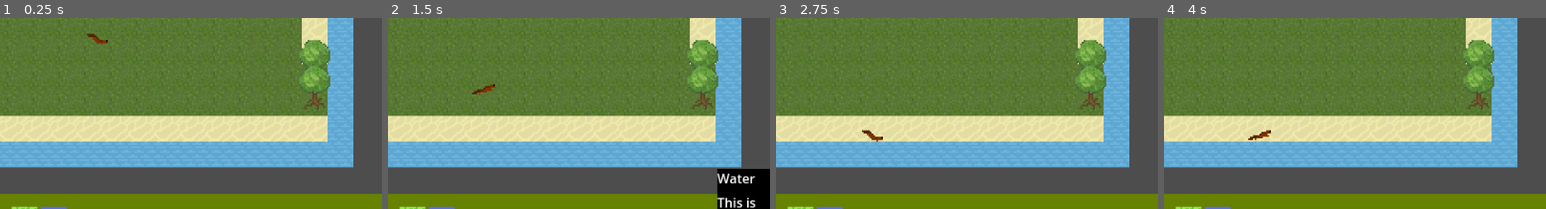
Above: before the commit, frames 1-4 (left to right).
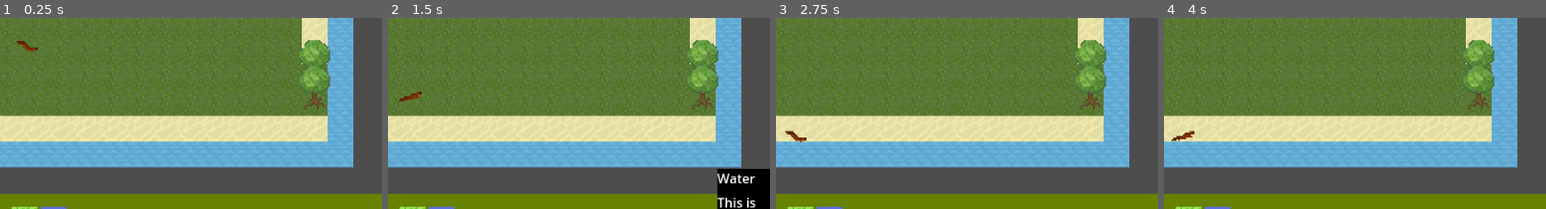
Above: after the commit, the same moments.

Repository: zliebowitz/ld56
Game: Godot game, scene res://tilemap.tscn
The game is run twice, just before and just after one commit, with the same random seed, the same clock (stepped at 60 frames per second) and the same inputs.
Inputs (mouse positions are % of the whole screen's width and height, from its top left):
- Up to frame 1 (0.25 s): no input
- Up to frame 2 (1.5 s): move the mouse to (48, 96) at 0.52 s; click (48, 96) at 0.6 s; tap Enter at 1.25 s; move the mouse to (52, 96) at 1.27 s; click (52, 96) at 1.35 s
- Up to frame 3 (2.75 s): move the mouse to (60, 19) at 2.02 s; click (60, 19) at 2.1 s
- Up to frame 4 (4 s): move the mouse to (45, 66) at 2.77 s; click (45, 66) at 2.85 s; move the mouse to (80, 61) at 3.52 s; click (80, 61) at 3.6 s
The pictures show only the part of the screen within x 45-95%, y 43-93%; the shares and areas given below are measured in that part.

The runs differ from the first frame. In frame 1, 0.3% of the frame differs, in the area x 4-29%, y 8-18%; in frame 2, 0.3%; in frame 3, 0.3%; in frame 4, 0.3%, in the area x 2-28%, y 58-65%.

Commit message:
Fix Water Finding

Diff:
--- a/Assets/Scripts/Animals/animal_base.gd
+++ b/Assets/Scripts/Animals/animal_base.gd
@@ -23,7 +23,7 @@
 @export var food_class : String
 @export var reproduction_site_class : String
 
-@onready var tilemap = get_node("../TileMapLayer")
+@onready var tilemap = GlobalManager.tilemap
 var current_state : STATE = initial_state
 var time_in_state : float = 0
 
--- a/Assets/Scripts/Animals/animal_squirrel.gd
+++ b/Assets/Scripts/Animals/animal_squirrel.gd
@@ -1,5 +1,5 @@
 class_name Squirrel
-extends "animal_base.gd"
+extends Animal
 
 func _ready() -> void:
 	state_list = [STATE.SEEK_WATER, STATE.WAIT_DRINKING, STATE.SEEK_FOOD, STATE.WAIT_EAT, STATE.RANDOM_WANDERING]
--- /dev/null
+++ b/Assets/Scripts/GlobalManager.gd
@@ -0,0 +1,3 @@
+extends Node
+
+@onready var tilemap = get_tree().root.get_node("Main/TileMapLayer")
--- a/Assets/Scripts/tilemap.gd
+++ b/Assets/Scripts/tilemap.gd
@@ -30,6 +30,7 @@
 			return
 		#Placeholder for cell coordinates until we set up tile visualizations
 		set_cell(coords, selected_tile_id, Vector2i(2, 1))
+		id_map[get_array_index(coords)] = selected_tile_id
 		print("Placing tile id ", selected_tile_id, " at ", coords)
 		is_placing_tile = false
 		selected_tile_id = -1
@@ -58,6 +59,8 @@
 	var y_coord = floor(location.y / tile_size.y)
 	return Vector2i(x_coord, y_coord)
 
+func get_array_index(coords: Vector2i) -> int:
+	return coords.x + coords.y * map_size.x
 
 #No pathfinding, strict nearest
 func get_nearest_tile(starting_location: Vector2, id: int = -1, sprite_id: int = -1) -> Vector2i:
--- a/project.godot
+++ b/project.godot
@@ -14,6 +14,10 @@
 run/main_scene="res://tilemap.tscn"
 config/features=PackedStringArray("4.3", "Forward Plus")
 config/icon="res://icon.svg"
+
+[autoload]
+
+GlobalManager="*res://Assets/Scripts/GlobalManager.gd"
 
 [display]
 
--- a/tilemap.tscn
+++ b/tilemap.tscn
@@ -198,7 +198,7 @@
 offset_bottom = 79.0
 
 [node name="Squirrel" parent="." instance=ExtResource("11_w0jgb")]
-position = Vector2(545, 276)
+position = Vector2(459, 285)
 
 [connection signal="tile_placed" from="TileMapLayer" to="CanvasLayer" method="_on_tile_map_layer_tile_placed"]
 [connection signal="ui_tile_selected" from="CanvasLayer/GridContainer/UI_Tile" to="CanvasLayer" method="_on_ui_tile_selected"]
Not shown: 1 places in Assets/Scenes/tree_grass.tscn that only renumber resources
Not shown: 1 places in MainTileSet.tres that only renumber resources
Not shown: 1 places in tilemap.tscn that only renumber resources
